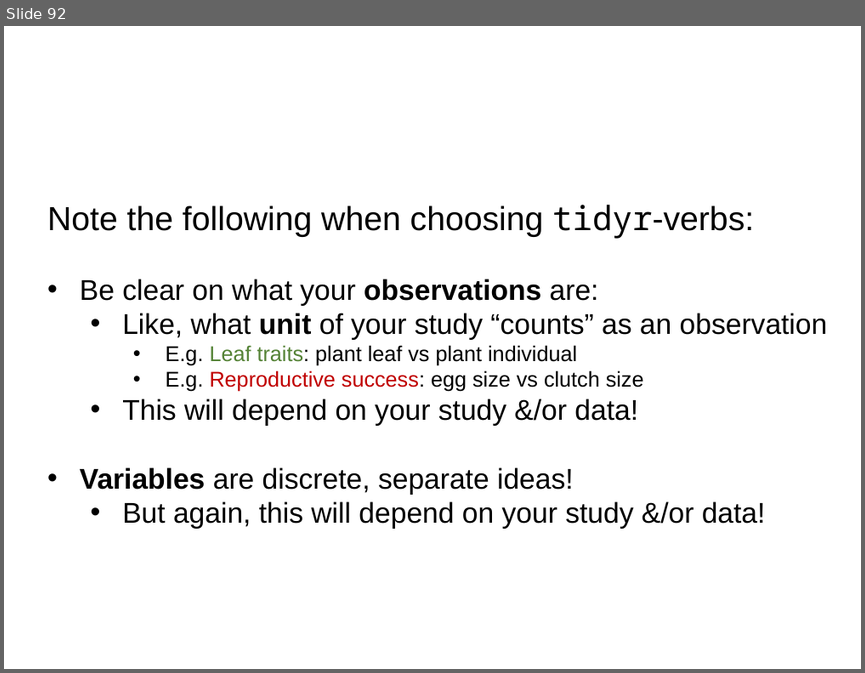
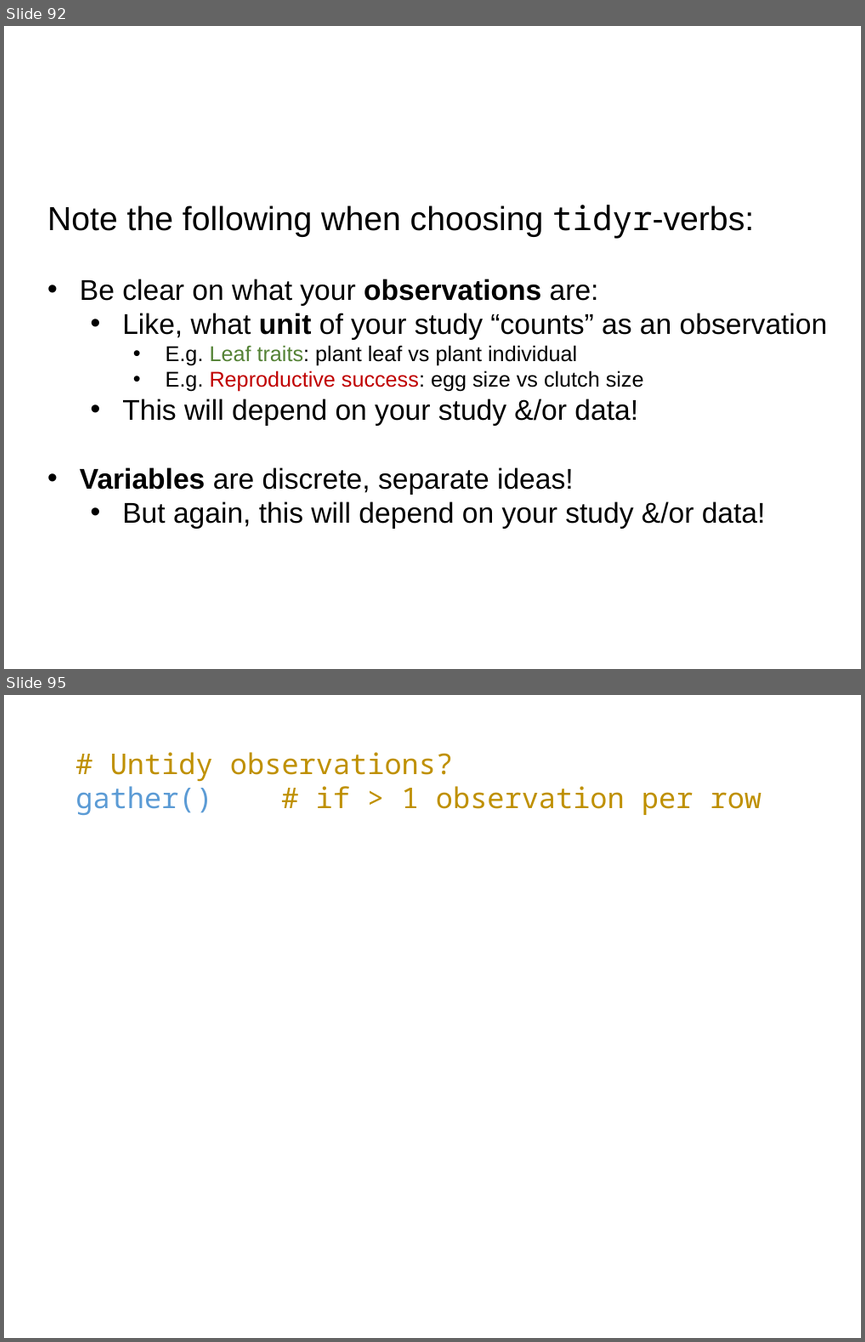
Before and after one commit to rvanmazijk/BioSci-tidyverse-workshop, a slide deck: slides-and-notes/day-1-slides.pptx. Shown one above the other, each under a label of ours: slide 92 before the commit, slides 92 and 95 after it; the slides between them are not shown. The pictures are 865x673 and 865x1342 pixels, drawn with LibreOffice and Linux fonts; fonts in the diff are those of the drawing. Boxes give left, top, right and bottom in pixels: in the first picture for what was removed or moved away, otherwise in the second. Text is boxed around its words. In the diff, an @@ line names an element or a change of style, - is before the commit and + after.

```diff
--- a/slides-and-notes/day-1-slides.pptx
+++ b/slides-and-notes/day-1-slides.pptx
@@ slide 95 added at (x1=4, y1=695, x2=861, y2=1338), background #FFFFFF @@
@@ text added at (x1=75, y1=752, x2=762, y2=815), 24 pt, text #BF9000 @@
+# Untidy observations?
+gather() # if > 1 observation per row
```
Also in this commit, not shown: 21 other slides added, 1 other file.
